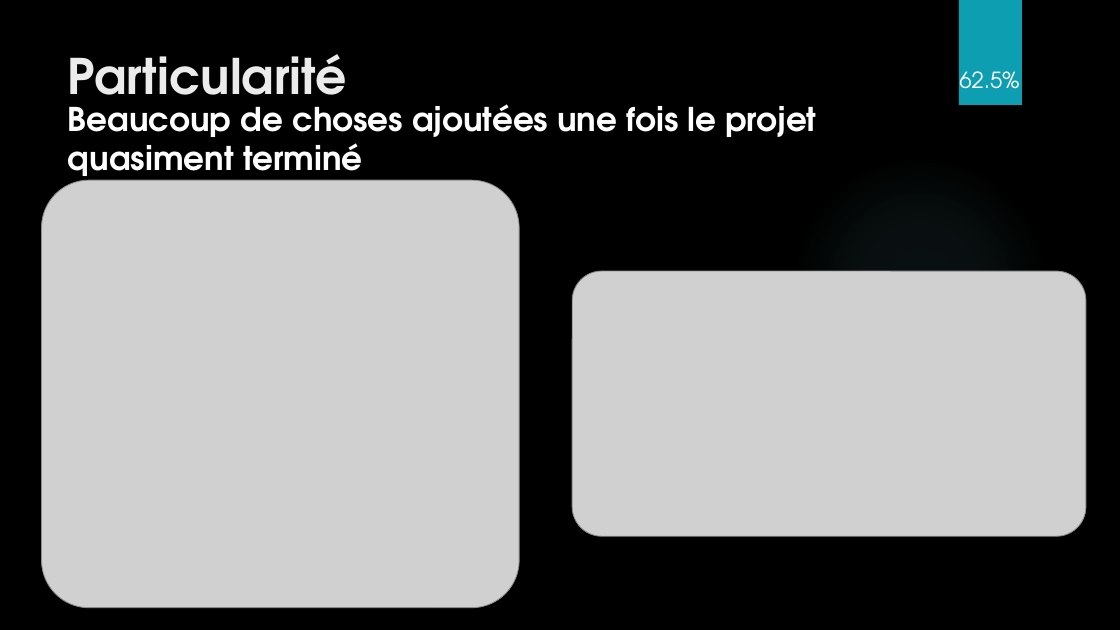
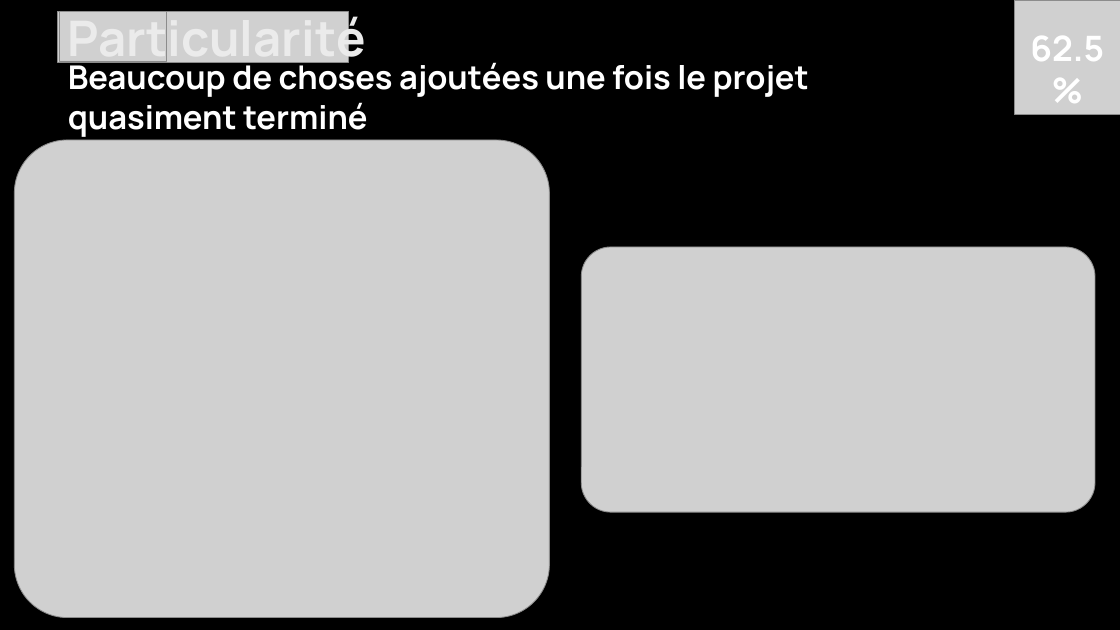
Before and after one commit to Daxank/TPI, a slide deck: slide 5 of TPI_Multiplix_presentation.pptx. Drawn at 1120x630 pixels with LibreOffice and Linux fonts; fonts in the diff are those of the drawing; grey boxes stand for pictures; background and template pictures are left out. Boxes give left, top, right and bottom in pixels: in the first picture for what was removed or moved away, otherwise in the second. Text is boxed around its words. In the diff, an @@ line names an element or a change of style, - is before the commit and + after.

```diff
--- a/TPI_Multiplix_presentation.pptx
+++ b/TPI_Multiplix_presentation.pptx
@@ picture added at <box>58,12,348,63</box> @@
@@ title "Particularité": place and size @@
-title "Particularité" at <box>68,54,348,115</box>
+title "Particularité" at <box>68,10,366,69</box>
@@ title "Particularité" at <box>68,10,366,69</box>: font TeX Gyre Adventor to Manrope @@
@@ picture added at <box>60,12,166,61</box> @@
@@ rectangle removed at <box>959,0,1022,105</box> @@
@@ text "62.5%": place and size @@
-text "62.5%" at <box>959,71,1019,89</box>
+text "62.5%" at <box>1030,36,1104,61</box>
@@ text "62.5%" at <box>1030,36,1104,61</box>: size 19 to 30 pt, font TeX Gyre Adventor to Manrope, bold on @@
@@ picture added at <box>1015,0,1120,115</box> @@
@@ text "Beaucoup de choses ajoutées une ...": place and size @@
-text "Beaucoup de choses ajoutées une ..." at <box>68,104,816,185</box>
+text "Beaucoup de choses ajoutées une ..." at <box>68,59,809,137</box>
@@ text "Beaucoup de choses ajoutées une ..." at <box>68,59,809,137</box>: font TeX Gyre Adventor to Manrope @@
@@ picture: place and size @@
-picture at <box>41,181,519,608</box>
+picture at <box>14,140,549,618</box>
@@ ellipse removed at <box>791,154,1049,413</box> @@
@@ picture: place and size @@
-picture at <box>572,271,1086,537</box>
+picture at <box>581,247,1096,513</box>
```
Also in this commit, not shown: 7 other slides changed.
